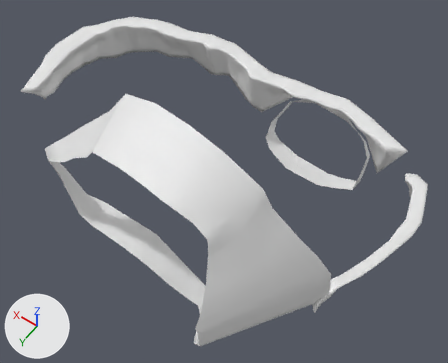
The Blender file Assets/models/cave/room02/room02f.blend, before and after one commit.
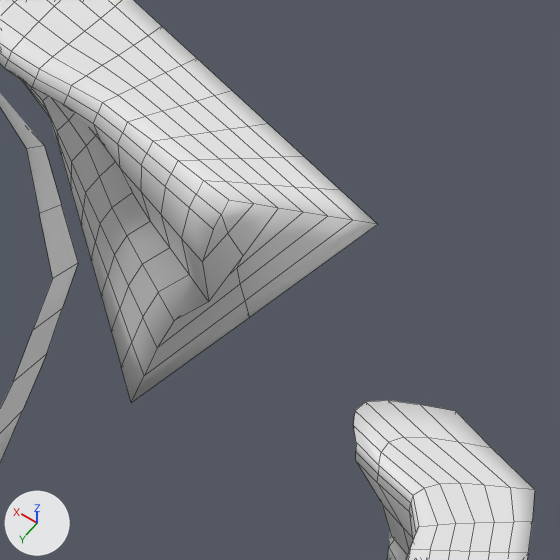
Each version is shown whole from a 50 mm lens placed at (-226.6, -68.6, 45.3), pointed at (-196.4, -110.8, -21.1), then close up on the part from 80% to 96% of the width and 34% to 53% of the height. The lights are fixed; the arrows at lower left show +X, +Y and +Z. The close-ups show mesh edges as thin lines.

The older version as bpy lines, for what is in view:
```python
me_cube_006 = bpy.data.meshes.new('Cube.006')
me_cube_006.from_pydata(...)  # 1674 vertices, 1672 faces; spans x -214.5..-158.3, y -134.4..-106.5, z -28.1..-20.3
me_cube_006.polygons.foreach_set('use_smooth', [True] * 1672)
me_cube_009 = bpy.data.meshes.new('Cube.009')
me_cube_009.from_pydata(...)  # 618 vertices, 616 faces; spans x 11.3..31.7, y 236.5..252.4, z -26.5..-20.3
me_cube_009.polygons.foreach_set('use_smooth', [True] * 616)
me_cylinder_005 = bpy.data.meshes.new('Cylinder.005')
me_cylinder_005.from_pydata(...)  # 64 vertices, 32 faces; spans x -208.7..-192.2, y -133.7..-126.2, z -33.9..-21.9
me_cylinder_005.polygons.foreach_set('use_smooth', [True] * 32)
ob_02a_004_ledge_000 = bpy.data.objects.new('02a.004_ledge.000', me_cube_006)
ob_02a_004_ledge_000.parent = ob_02a_004
ob_02a_004_ledge_000.location = (0.0, 0.0, 0.0)
ob_02a_004_ledge_001 = bpy.data.objects.new('02a.004_ledge.001', me_cube_009)
ob_02a_004_ledge_001.parent = ob_02a_004
ob_02a_004_ledge_001.location = (0.0, 0.0, 0.0)
ob_02a_004_ledge_001.rotation_euler = (0.0, 0.0, 2.144)  # degrees (0, 0, 123)
ob_02a_006_room02h_coupling = bpy.data.objects.new('02a.006_room02h_coupling', me_cylinder_005)
ob_02a_006_room02h_coupling.location = (0.0, 0.14, 0.0)
```
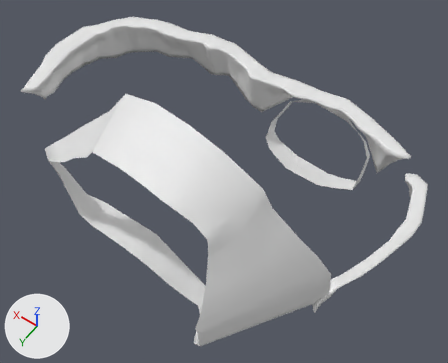
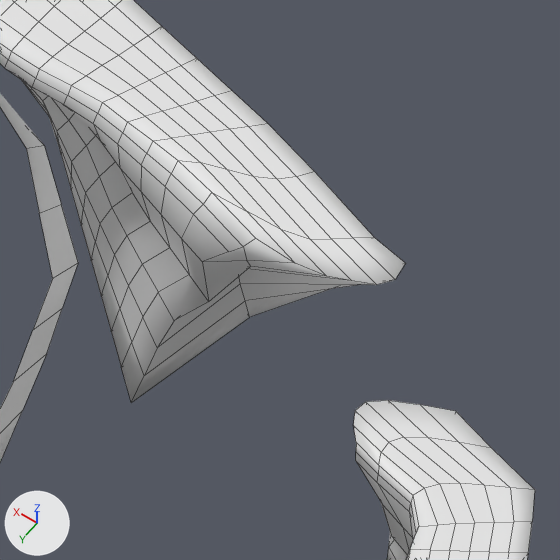
What differs and where, as boxes (x1, y1, x2, y2) in the close-ups (560 x 560 px; the box of a moved part takes in the faces that stretch with it):
'02a.004_ledge.000', reshaped: before (0, 0, 377, 403); after (0, 0, 405, 403)
part 1 of me_cube_006, moved or reshaped: before (161, 124, 377, 317); after (161, 124, 405, 317)

The edits, one by one:
me_cube_006 is used by ob_02a_004_ledge_000; parent ob_02a_004; location (0.0, 0.0, 0.0).
me_cube_006 had 1674 vertices, 1672 faces and spanned x -214.5..-158.3, y -134.4..-106.5, z -28.1..-20.3.
me_cube_006 now has 1674 vertices, 1672 faces and spans x -215.3..-158.3, y -134.4..-106.5, z -28.1..-20.3.
me_cube_006 part 1: 25 of 1674 vertices moved; they spanned x -214.5..-211.5, y -130.2..-128.1, z -21.7..-20.3 and now span x -215.3..-211.7, y -130.0..-127.8, z -21.7..-20.3; mean shift (-0.7, 0.5, 0.0); largest move (-213.7, -129.2, -20.3) -> (-215.1, -128.3, -20.3).
